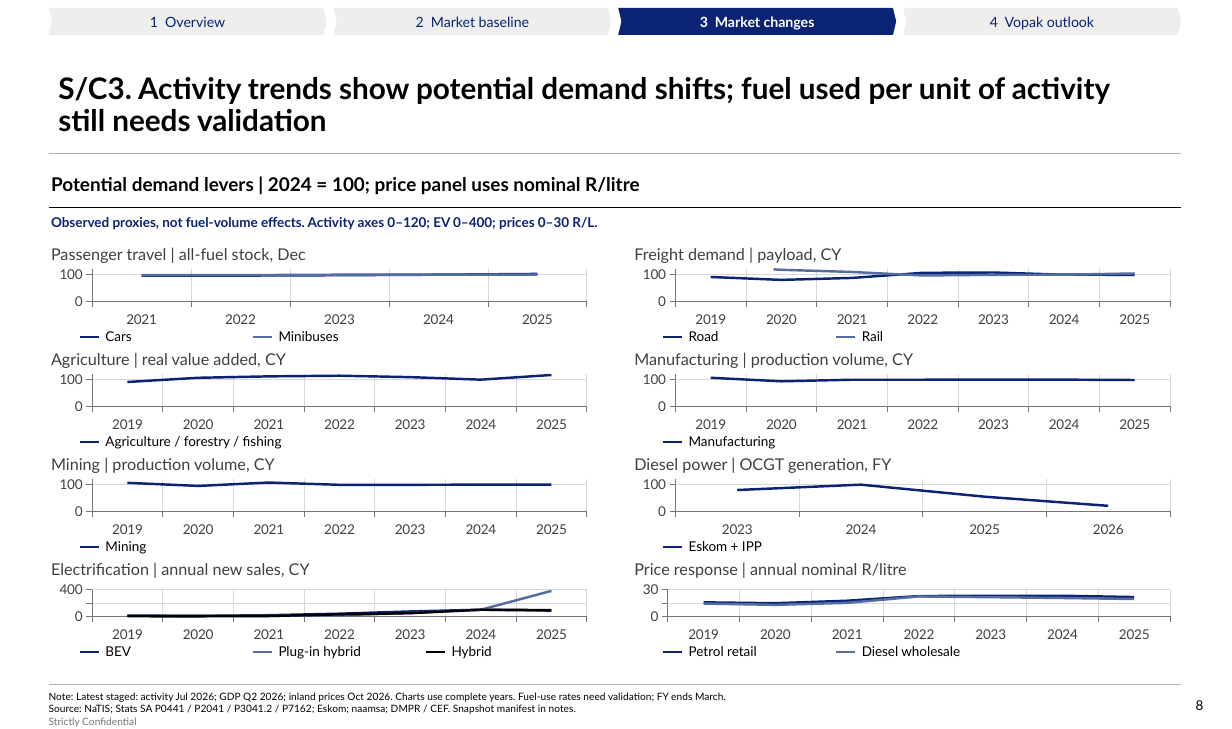
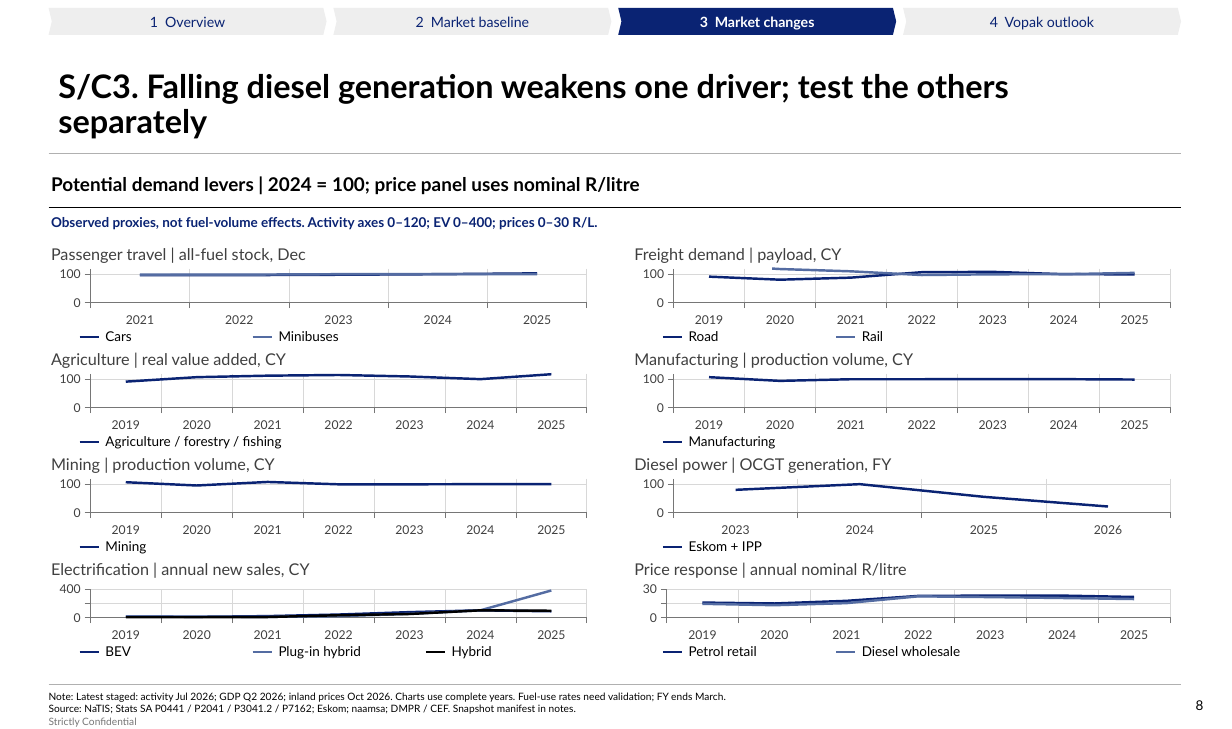
Before and after one commit to Africa-International-Advisors/liquid_fuels_model, a slide deck: slide 8 of pptx/output/delivered/Vopak_Week1_Convergence_2026_10_06.pptx. Drawn at 1232x729 pixels with LibreOffice and Linux fonts; fonts in the diff are those of the drawing; background and template pictures are left out. Boxes give left, top, right and bottom in pixels: in the first picture for what was removed or moved away, otherwise in the second. Text is boxed around its words. In the diff, an @@ line names an element or a change of style, - is before the commit and + after.

```diff
--- a/pptx/output/delivered/Vopak_Week1_Convergence_2026_10_06.pptx
+++ b/pptx/output/delivered/Vopak_Week1_Convergence_2026_10_06.pptx
@@ title at (x1=58, y1=74, x2=1009, y2=139): text changed; size 22 to 24 pt @@
-S/C3. Activity trends show potential demand shifts; fuel used per unit of activity still needs validation
+S/C3. Falling diesel generation weakens one driver; test the others separately
@@ line chart at (x1=49, y1=265, x2=598, y2=329) @@
@@ category axis changed @@
@@ value axis changed @@
@@ line chart at (x1=632, y1=265, x2=1181, y2=329) @@
@@ category axis changed @@
@@ value axis changed @@
@@ line chart at (x1=49, y1=370, x2=598, y2=434) @@
@@ category axis changed @@
@@ value axis changed @@
@@ line chart at (x1=632, y1=370, x2=1181, y2=434) @@
@@ category axis changed @@
@@ value axis changed @@
@@ line chart at (x1=49, y1=475, x2=598, y2=539) @@
@@ category axis changed @@
@@ value axis changed @@
@@ line chart at (x1=632, y1=475, x2=1181, y2=539) @@
@@ category axis changed @@
@@ value axis changed @@
@@ line chart at (x1=49, y1=581, x2=598, y2=644) @@
@@ category axis changed @@
@@ value axis changed @@
@@ line chart at (x1=632, y1=581, x2=1181, y2=644) @@
@@ category axis changed @@
@@ value axis changed @@
```
Also in this commit, not shown: 17 other slides changed, 8 other files.
